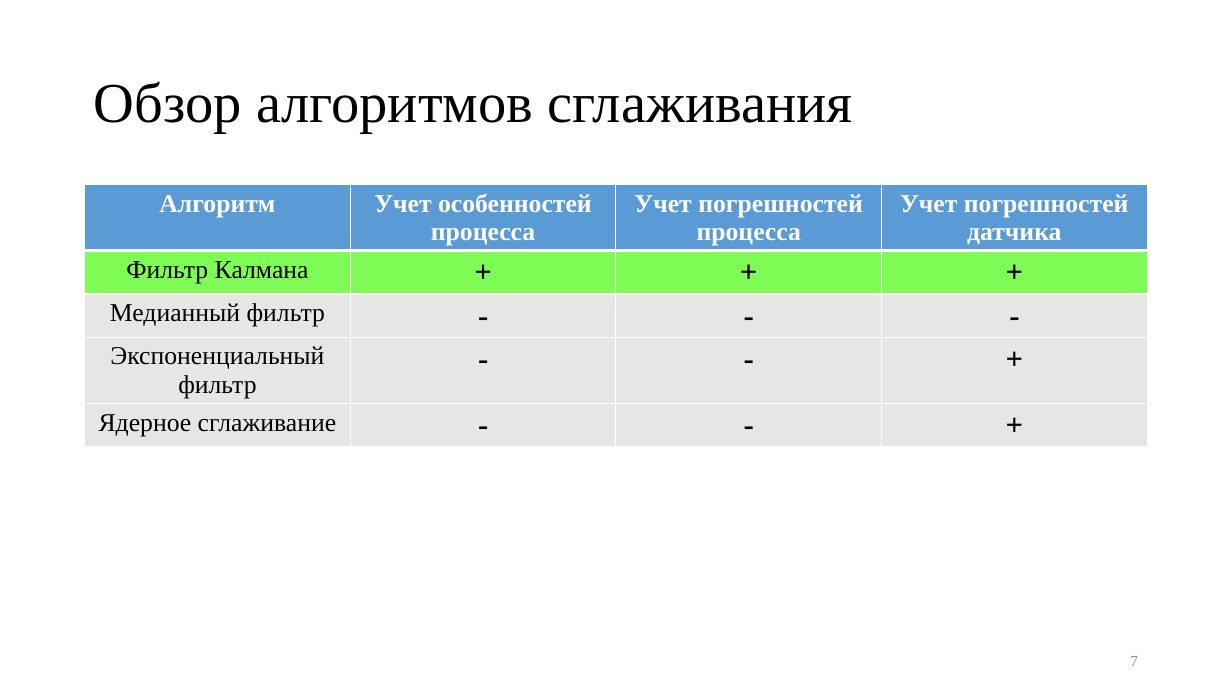
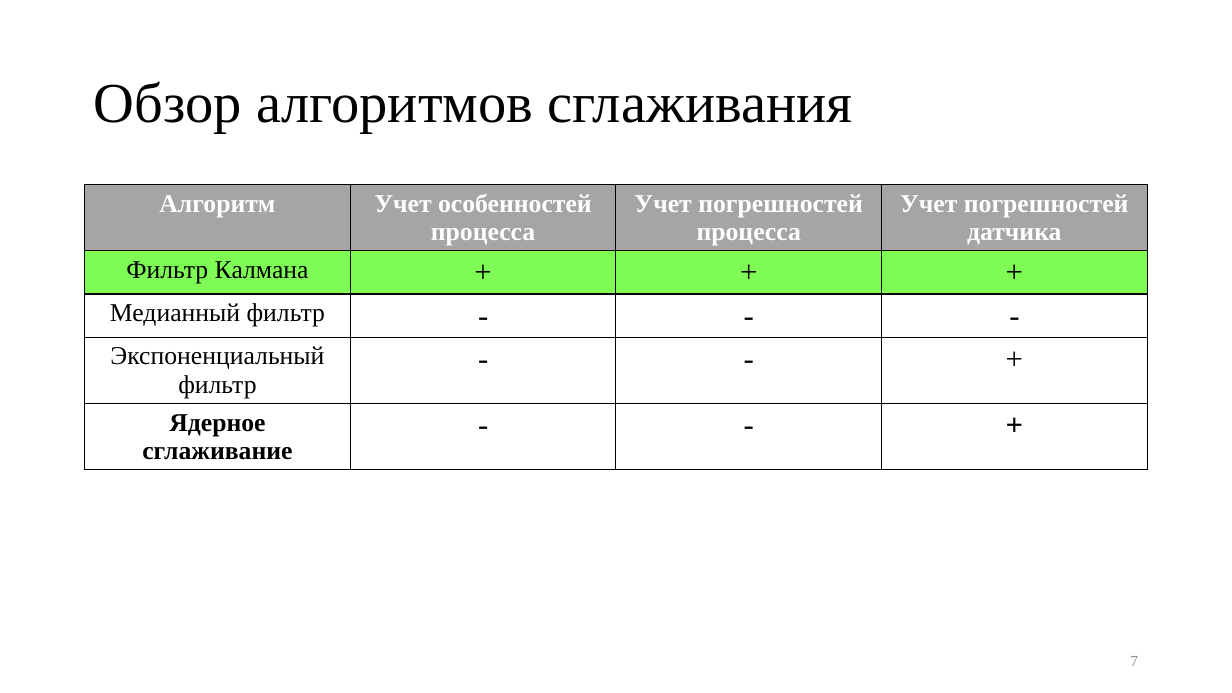
Before and after one commit to kaedvann/TrackFilter, a slide deck: slide 7 of docs/thesis/thesis.pptx. Drawn at 1232x693 pixels with LibreOffice and Linux fonts; fonts in the diff are those of the drawing. Boxes give left, top, right and bottom in pixels: in the first picture for what was removed or moved away, otherwise in the second. Text is boxed around its words. In the diff, an @@ line names an element or a change of style, - is before the commit and + after.

```diff
--- a/docs/thesis/thesis.pptx
+++ b/docs/thesis/thesis.pptx
@@ table at box(85, 185, 1150, 465) @@
@@ fill #5B9BD5 to #A5A5A5 in row 1 @@
@@ fill #E7E6E6 to #FFFFFF in 12 cells @@
@@ bold off in "+", "+", "+", "-" and 8 more places @@
@@ borders changed @@
```
Also in this commit, not shown: 3 other slides changed, 2 other files.
